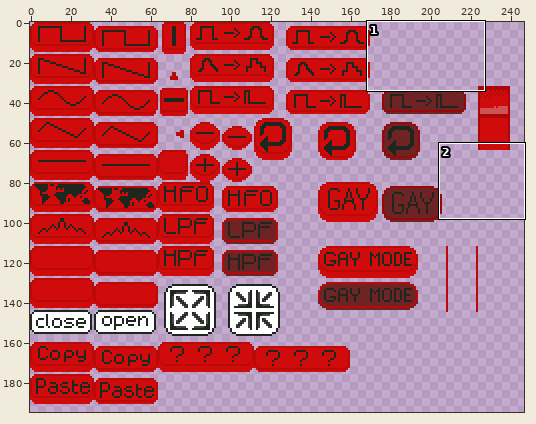
Edited in one commit: pixel-art file (textures/buttons.aseprite). Above: a wide view before the commit, with the close-up outlined.
Close-up. Old version:
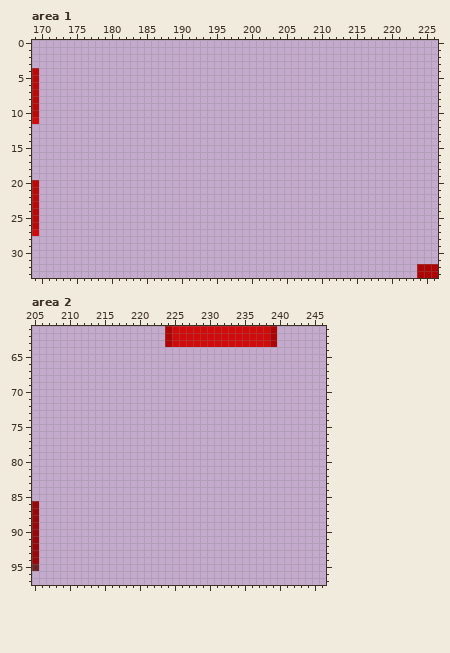
260x196 pixels, 1 frame. Shown: area 1: x 169..226, y 0..33; area 2: x 205..246, y 61..97. The wide view leaves out empty margins.
Now the later version:
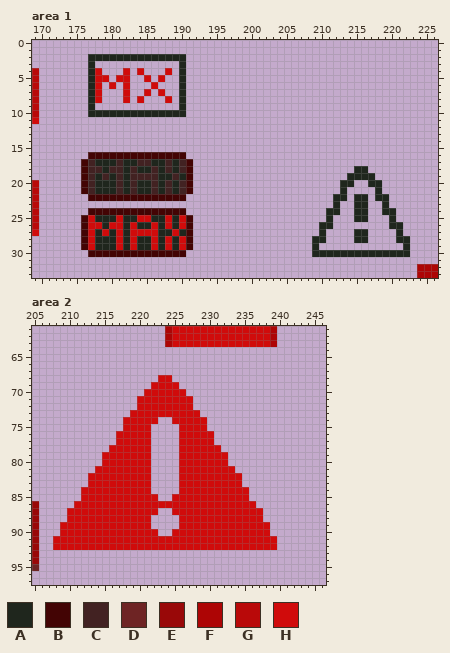
Palette (. is transparent): A #1f261d  B #430404  C #422222  D #6e2424  E #990808  F #ad0505  G #b90909  H #d00b0b
Diff:
Area 1, layer "Layer 1":
y 2: x 177..190 .............. -> AAAAAAAAAAAAAA
y 3: x 177 . -> A; x 190 . -> A
y 4: x 177..178 .. -> AH; x 182 . -> H; x 184 . -> H; x 188 . -> H; x 190 . -> A
y 5: x 177..179 ... -> AHH; x 181..182 .. -> HH; x 185 . -> H; x 187 . -> H; x 190 . -> A
y 6: x 177..178 .. -> AH; x 180 . -> H; x 182 . -> H; x 186 . -> H; x 190 . -> A
y 7: x 177..178 .. -> AH; x 182 . -> H; x 185 . -> H; x 187 . -> H; x 190 . -> A
y 8: x 177..178 .. -> AH; x 182 . -> H; x 184 . -> H; x 188 . -> H; x 190 . -> A
y 9: x 177 . -> A; x 190 . -> A
y 10: x 177..190 .............. -> AAAAAAAAAAAAAA
y 16: x 177..190 .............. -> BBBBBBBBBBBBBB
y 17: x 176..191 ................ -> BCAAACAACCAACACB
y 18: x 176..191 ................ -> BCCACCACAACACACB; x 215..216 .. -> AA
y 19: x 176..191 ................ -> BCACACACCCCAACAB; x 214..217 .... -> AAAA
y 20: x 176..191 ................ -> BCAAACACAACACACB; x 213..214 .. -> AA; x 217..218 .. -> AA
y 21: x 176..191 ................ -> BCAAACACAACACACB; x 213 . -> A; x 218 . -> A
y 22: x 177..190 .............. -> BBBBBBBBBBBBBB; x 212..213 .. -> AA; x 215..216 .. -> AA; x 218..219 .. -> AA
y 23: x 212 . -> A; x 215..216 .. -> AA; x 219 . -> A
y 24: x 177..190 .............. -> BBBBBBBBBBBBBB; x 211..212 .. -> AA; x 215..216 .. -> AA; x 219..220 .. -> AA
y 25: x 176..191 ................ -> BHAAAHAAHHAAHAHB; x 211 . -> A; x 215..216 .. -> AA; x 220 . -> A
y 26: x 176..191 ................ -> BHHAHHAHAAHAHAHB; x 210..211 .. -> AA; x 220..221 .. -> AA
y 27: x 176..191 ................ -> BHAHAHAHHHHAAHAB; x 210 . -> A; x 215..216 .. -> AA; x 221 . -> A
y 28: x 176..191 ................ -> BHAAAHAHAAHAHAHB; x 209..210 .. -> AA; x 215..216 .. -> AA; x 221..222 .. -> AA
y 29: x 176..191 ................ -> BHAAAHAHAAHAHAHB; x 209 . -> A; x 222 . -> A
y 30: x 177..190 .............. -> BBBBBBBBBBBBBB; x 209..222 .............. -> AAAAAAAAAAAAAA
Area 2, layer "Layer 1":
y 68: x 223..224 .. -> HH
y 69: x 222..225 .... -> HHHH
y 70: x 221..226 ...... -> HHHHHH
y 71..72: x 220..227 ........ -> HHHHHHHH
y 73: x 219..228 .......... -> HHHHHHHHHH
y 74: x 218..222 ..... -> HHHHH; x 225..229 ..... -> HHHHH
y 75: x 218..221 .... -> HHHH; x 226..229 .... -> HHHH
y 76..77: x 217..221 ..... -> HHHHH; x 226..230 ..... -> HHHHH
y 78: x 216..221 ...... -> HHHHHH; x 226..231 ...... -> HHHHHH
y 79..80: x 215..221 ....... -> HHHHHHH; x 226..232 ....... -> HHHHHHH
y 81: x 214..221 ........ -> HHHHHHHH; x 226..233 ........ -> HHHHHHHH
y 82..83: x 213..221 ......... -> HHHHHHHHH; x 226..234 ......... -> HHHHHHHHH
y 84: x 212..221 .......... -> HHHHHHHHHH; x 226..235 .......... -> HHHHHHHHHH
y 85: x 212..222 ........... -> HHHHHHHHHHH; x 225..235 ........... -> HHHHHHHHHHH
y 86: x 211..236 .......................... -> HHHHHHHHHHHHHHHHHHHHHHHHHH
y 87: x 210..222 ............. -> HHHHHHHHHHHHH; x 225..237 ............. -> HHHHHHHHHHHHH
y 88: x 210..221 ............ -> HHHHHHHHHHHH; x 226..237 ............ -> HHHHHHHHHHHH
y 89: x 209..221 ............. -> HHHHHHHHHHHHH; x 226..238 ............. -> HHHHHHHHHHHHH
y 90: x 209..222 .............. -> HHHHHHHHHHHHHH; x 225..238 .............. -> HHHHHHHHHHHHHH
y 91..92: x 208..239 ................................ -> HHHHHHHHHHHHHHHHHHHHHHHHHHHHHHHH
